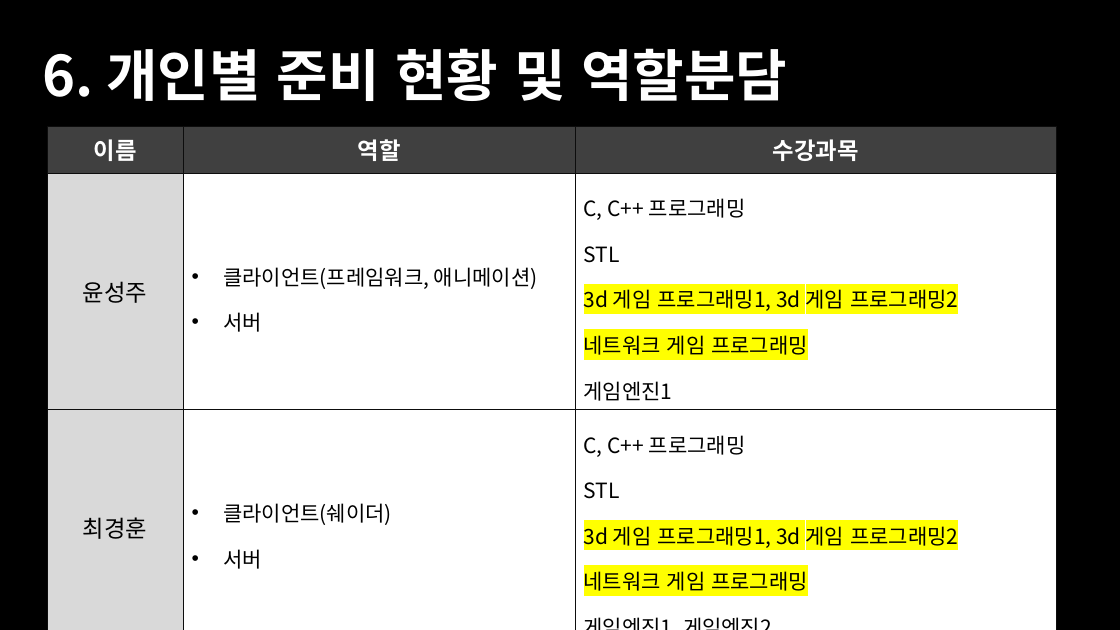
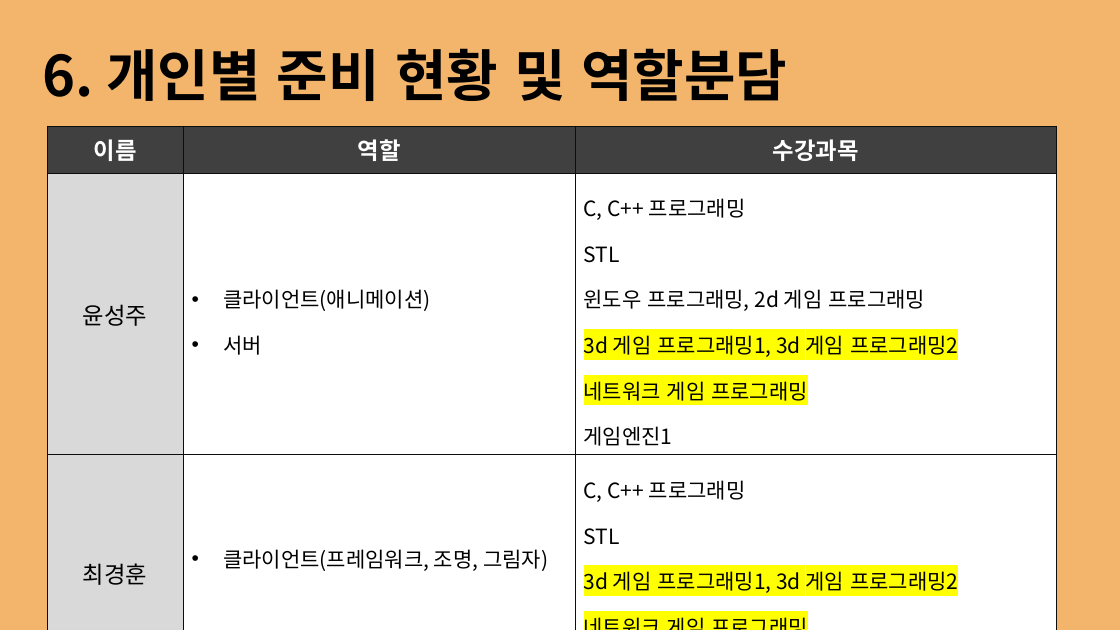
Before and after one commit to rg7155/2022KPU_GameProject, a slide deck: slide 14 of 의뢰인.pptx. Drawn at 1120x630 pixels with LibreOffice and Linux fonts; fonts in the diff are those of the drawing. Boxes give left, top, right and bottom in pixels: in the first picture for what was removed or moved away, otherwise in the second. Text is boxed around its words. In the diff, an @@ line names an element or a change of style, - is before the commit and + after.

```diff
--- a/의뢰인.pptx
+++ b/의뢰인.pptx
@@ background #000000 to #F3B56C @@
@@ text "6. 개인별 준비 현황 및 ..." at [43,48,787,101]: text colour #FFFFFF to #000000 @@
@@ table at [47,126,1057,604] @@
-row 2, column 2: 클라이언트(프레임워크, 애니메이션) / 서버
+row 2, column 2: 클라이언트(애니메이션) / 서버
-row 2, column 3: C, C++ 프로그래밍 / STL / 3d 게임 프로그래밍1, 3d 게임 프로그래밍2 / 네트워크 게임 프로그래밍 / 게임엔진1
+row 2, column 3: C, C++ 프로그래밍 / STL / 윈도우 프로그래밍, 2d 게임 프로그래밍 / 3d 게임 프로그래밍1, 3d 게임 프로그래밍2 / 네트워크 게임 프로그래밍 / 게임엔진1
-row 3, column 2: 클라이언트(쉐이더) / 서버
+row 3, column 2: 클라이언트(프레임워크, 조명, 그림자)
```
Also in this commit, not shown: 14 other slides changed, 1 slide added, 1 slide removed.
